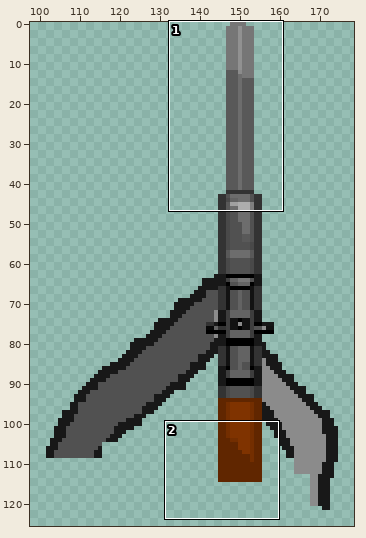
Sprite sheet -- GIL/spriteuri/arme/sniper/model/sniper2.png. The picture above shows the old version from afar; the outline marks the close-up.
Close-up. Old version:
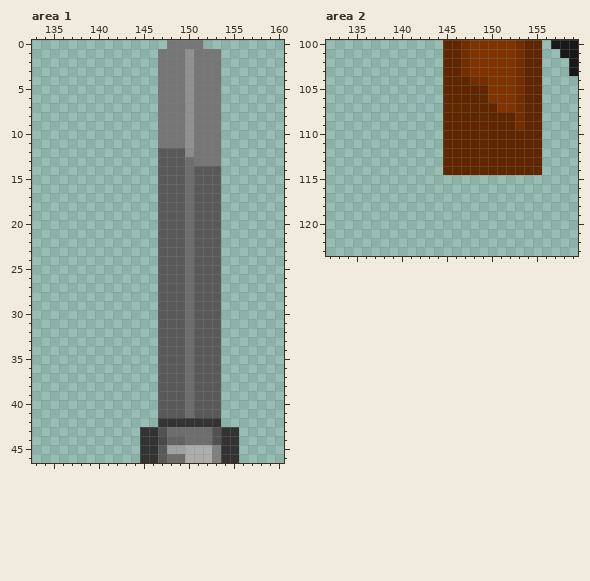
The file is 256x256 pixels. Colours within 5 levels of each other are drawn and written as one. Shown: area 1: x 133..160, y 0..46; area 2: x 132..159, y 100..123. The wide view leaves out empty margins.
The result:
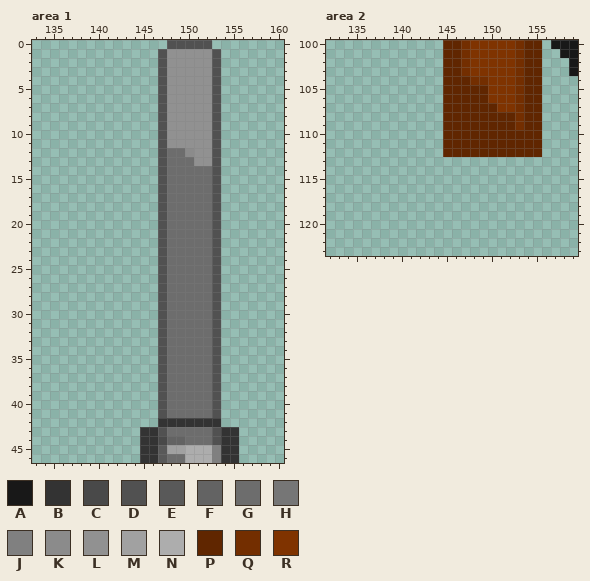
Palette (. is transparent): A #181818  B #333333  C #494949  D #515151  E #595959  F #636363  G #6d6d6d  H #767676  J #808080  K #8b8b8b  L #919191  M #a1a1a1  N #adadad  P #602600  Q #732e00  R #7f3300
The edit:
Area 1:
The author put colour D in row 0 at x 152.
Colour E becomes colour D in rows 12 to 13 at x 147; in rows 14 to 41 at x 147 and 153.
Colour H becomes colour D in row 0 at x 148 to 151; in rows 1 to 11 at x 147 and 153; in rows 12 to 13 at x 153.
Colour E becomes colour G in rows 12 to 13 at x 148 to 149; in rows 14 to 41 at x 148 to 149 and 151 to 152.
Colour H becomes colour L in rows 1 to 11 at x 148 to 149 and 151 to 152; in rows 12 to 13 at x 151 to 152.
Area 2:
Colour P is gone in rows 113 to 114 at x 145 to 155.
Where, in picture pixels (left, top, right, bottom), the same in both close-ups:
changed: (158, 40, 221, 418)
erased: (443, 157, 542, 175)
